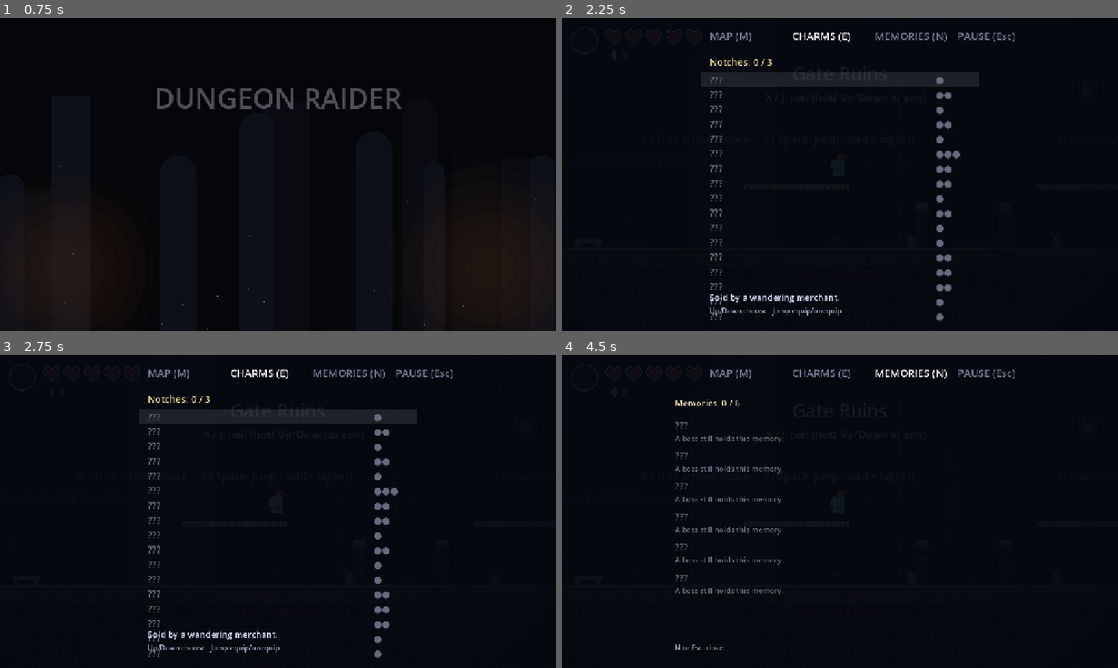
Above: before the commit, frames 1-4 (two rows, left to right).
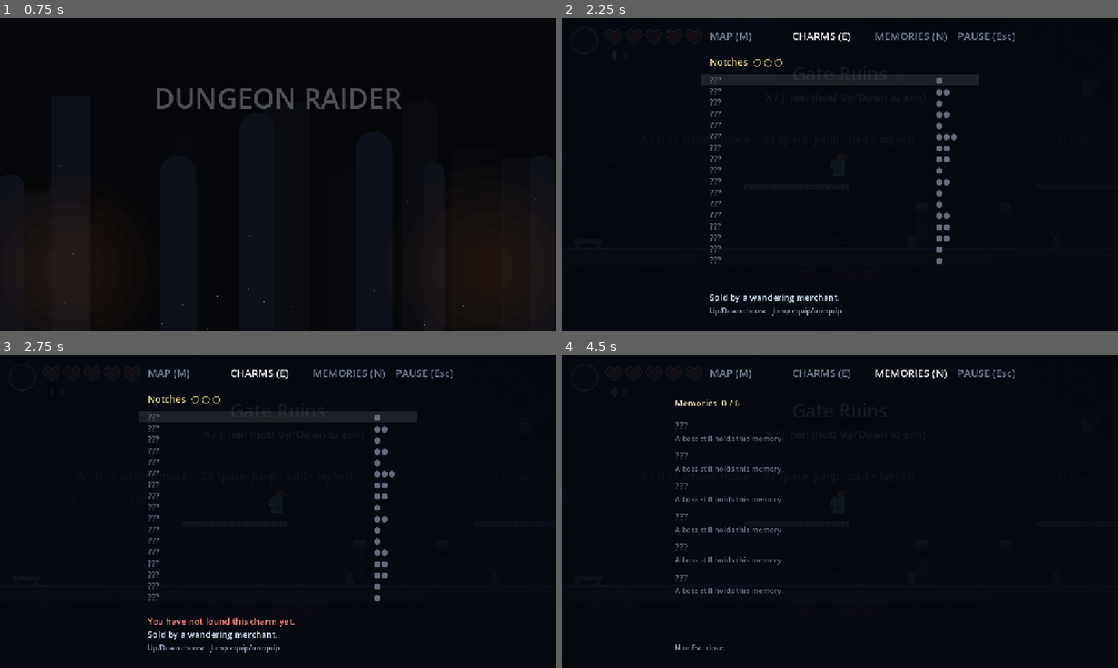
Above: after the commit, the same moments.

Repository: halo07-pixel/dungeon-raider-godot
Game: Godot game, scene res://hk/main.tscn
Two runs of this game, one before a commit and one after it. Both use one fixed random seed, a clock stepped at 60 frames per second and the inputs below.
Inputs (mouse positions are in pixels of both pictures, inside the frame that each line leads up to):
- Up to frame 1 (0.75 s): tap Enter (ui_accept) at 0.5 s; move the mouse to (400, 158) at 0.52 s; hold D (hk_right) from 0.53 s (still down); tap Z (hk_jump) at 0.6 s; click (400, 158) at 0.67 s
- Up to frame 2 (2.25 s): tap Z (hk_jump) at 0.77, 1.07, 1.52, 1.55, 1.82 s; move the mouse to (728, 190) at 1.27 s; tap X (hk_attack) at 1.35 s; move the mouse to (895, 105) at 2.02 s; release D (hk_right) at 2.03 s; hold A (hk_left) from 2.03 s (still down); tap Tab (hk_charms) at 2.1 s
- Up to frame 3 (2.75 s): keep holding A (hk_left); tap Z (hk_jump) at 2.3 s
- Up to frame 4 (4.5 s): tap Enter (ui_accept) at 2.75, 3.5, 4.25 s; move the mouse to (812, 574) at 2.77 s; release A (hk_left) at 2.78 s; hold D (hk_right) 2.78-4.28 s; tap C (hk_dash) at 2.85 s; click (812, 574) at 2.92 s; tap Z (hk_jump) at 3.02, 3.05, 3.32, 3.77, 3.8, 4.07 s; move the mouse to (1006, 558) at 3.52 s; hold V (hk_focus) 3.53-4.28 s; move the mouse to (673, 464) at 4.27 s; hold A (hk_left) from 4.28 s (still down); tap N (hk_memories) at 4.35 s

Frame 1 is identical in both runs. In frame 2, 2.0% of the frame differs, in the area x 25-75%, y 13-97%; in frame 3, 2.2%; in frame 4, less than 0.1%.

Commit message:
UI polish: outlined text, mask/soul/Geo feedback, boss HP bar, prompts, charms menu
Co-Authored-By: Claude Sonnet 5.5 <noreply@anthropic.com>
Claude-Session: https://claude.ai/code/session_011ynLRnRQmCRq8v69PoCZmi

Diff:
--- a/hk/hud.gd
+++ b/hk/hud.gd
@@ -11,15 +11,39 @@
 var banner_sub: String = ""
 var banner_a: float = 0.0
 var _tween: Tween
+var boss: Node2D                 # world gán khi vào phòng có boss, gỡ khi hạ: hiện thanh máu lớn ở giữa dưới
+var _t: float = 0.0
+var _hurt: float = 0.0           # vừa mất mặt nạ: chớp trắng + rung (giây còn lại)
+var _pop: float = 0.0            # vừa hồi mặt nạ: phồng lên
+var _soul_flash: float = 0.0     # vừa nhận soul
+var _geo_shown: float = -1.0     # số Geo đang hiện (đếm tăng dần tới STATE.geo)
+var _geo_seen: int = -1         # STATE.geo ở khung trước (phát hiện tăng/giảm)
+var _geo_gain: int = 0           # tổng Geo vừa nhận, hiện "+N" rồi mờ
+var _gain_t: float = 0.0
+var _boss_frac: float = 1.0      # thanh máu boss hiện (trượt mượt tới hp thật)
+const HURT_TIME: float = 0.45
+const POP_TIME: float = 0.3
+const GAIN_TIME: float = 1.2
 
 func set_health(h: int, m: int) -> void:
+	if h < hp:
+		_hurt = HURT_TIME
+	elif h > hp:
+		_pop = POP_TIME
 	hp = h
 	max_hp = m
 	queue_redraw()
 
 func set_soul(s: int) -> void:
+	if s > soul:
+		_soul_flash = 0.35
 	soul = s
 	queue_redraw()
+
+## Chữ có viền tối cho dễ đọc trên nền sáng.
+func _text(font: Font, pos: Vector2, text: String, fsize: int, color: Color, align: HorizontalAlignment = HORIZONTAL_ALIGNMENT_LEFT, width: float = -1.0) -> void:
+	draw_string_outline(font, pos, text, align, width, fsize, maxi(3, fsize / 6), Color(0, 0, 0, color.a * 0.85))
+	draw_string(font, pos, text, align, width, fsize, color)
 
 func banner(text: String, sub: String = "") -> void:
 	banner_text = text
@@ -32,8 +56,27 @@
 	_tween.tween_interval(1.8)
 	_tween.tween_property(self, "banner_a", 0.0, 0.6)
 
-func _process(_d: float) -> void:
-	geo = STATE.geo
+func _process(d: float) -> void:
+	_t += d
+	_hurt = maxf(0.0, _hurt - d)
+	_pop = maxf(0.0, _pop - d)
+	_soul_flash = maxf(0.0, _soul_flash - d)
+	_gain_t = maxf(0.0, _gain_t - d)
+	if _gain_t <= 0.0:
+		_geo_gain = 0
+	var g: int = STATE.geo
+	if _geo_seen < 0 or g < _geo_seen:   # lần đầu hoặc giảm (mua đồ, chết): hiện ngay
+		_geo_shown = float(g)
+	elif g > _geo_seen:   # tăng: "+N" cộng dồn, số đếm dần
+		_geo_gain += g - _geo_seen
+		_gain_t = GAIN_TIME
+	_geo_seen = g
+	_geo_shown = move_toward(_geo_shown, float(g), maxf(1.0, absf(float(g) - _geo_shown) * 8.0 * d))
+	geo = int(_geo_shown)
+	if is_instance_valid(boss):
+		_boss_frac = move_toward(_boss_frac, clampf(float(boss.hp) / float(maxi(1, boss.max_hp)), 0.0, 1.0), 1.2 * d)
+	else:
+		_boss_frac = 1.0
 	queue_redraw()
 
 func _draw() -> void:
@@ -43,12 +86,37 @@
 	var fill: float = float(soul) / float(STATE.SOUL_MAX)
 	draw_rect(Rect2(22, 52 + 30 - 60.0 * fill, 60, 60.0 * fill), Color(0.85, 0.92, 1.0, 0.9))
 	draw_arc(Vector2(52, 52), 30, 0, TAU, 32, Color(0.7, 0.75, 0.9), 3.0)
+	if soul >= STATE.spell_cost():   # đủ soul để Focus/Soul Bolt: viền sáng nhịp thở
+		draw_arc(Vector2(52, 52), 34.0, 0, TAU, 32, Color(1.0, 0.95, 0.6, 0.5 + 0.3 * sin(_t * 4.0)), 3.0)
+	if _soul_flash > 0.0:
+		draw_circle(Vector2(52, 52), 30, Color(1, 1, 1, _soul_flash * 1.2))
+	var shake: float = sin(_t * 90.0) * 6.0 * (_hurt / HURT_TIME)
 	for i in max_hp:
-		SPRITES.draw_body(self, "ui_heart_full" if i < hp else "ui_heart_empty", Vector2(120.0 + i * 46.0, 62.0), PIXEL)
+		var hp_pos := Vector2(120.0 + i * 46.0 + shake, 62.0)
+		var sc: float = PIXEL
+		if _pop > 0.0 and i == hp - 1:   # mặt nạ vừa hồi: phồng lên rồi về cỡ thường
+			sc = PIXEL * (1.0 + 0.35 * sin(PI * (1.0 - _pop / POP_TIME)))
+		if _hurt > 0.0 and i == hp:   # mặt nạ vừa mất: chớp trắng rồi mờ
+			SPRITES.draw_body(self, "ui_heart_full", hp_pos, PIXEL, false, Color(2, 2, 2, _hurt / HURT_TIME))
+		SPRITES.draw_body(self, "ui_heart_full" if i < hp else "ui_heart_empty", hp_pos, sc)
+	if hp == 1 and max_hp > 1:   # còn 1 mặt nạ: viền đỏ nhấp nháy quanh mặt nạ cuối
+		draw_arc(Vector2(120.0 + shake, 44.0), 24.0, 0, TAU, 24, Color(1.0, 0.25, 0.2, 0.4 + 0.4 * sin(_t * 8.0)), 3.0)
 	SPRITES.draw_body(self, "coin_anim", Vector2(120.0, 96.0), PIXEL, false, Color.WHITE, 8.0)
-	draw_string(font, Vector2(138, 94), str(geo), HORIZONTAL_ALIGNMENT_LEFT, -1, 22, Color(0.95, 0.9, 0.7))
+	_text(font, Vector2(138, 94), str(geo), 22, Color(0.95, 0.9, 0.7))
+	if _gain_t > 0.0 and _geo_gain > 0:   # "+N" nổi cạnh số Geo
+		var ga: float = clampf(_gain_t / GAIN_TIME * 2.0, 0.0, 1.0)
+		_text(font, Vector2(138.0 + 14.0 * str(geo).length() + 16.0, 94.0 - 8.0 * (1.0 - _gain_t / GAIN_TIME)), "+%d" % _geo_gain, 18, Color(1.0, 0.9, 0.4, ga))
 	if banner_a > 0.01:
 		var w: float = size.x
-		draw_string(font, Vector2(0, size.y * 0.2), banner_text, HORIZONTAL_ALIGNMENT_CENTER, w, 42, Color(1, 1, 1, banner_a))
+		_text(font, Vector2(0, size.y * 0.2), banner_text, 42, Color(1, 1, 1, banner_a), HORIZONTAL_ALIGNMENT_CENTER, w)
 		if banner_sub != "":
-			draw_string(font, Vector2(0, size.y * 0.2 + 34), banner_sub, HORIZONTAL_ALIGNMENT_CENTER, w, 20, Color(0.8, 0.85, 0.95, banner_a))
+			_text(font, Vector2(0, size.y * 0.2 + 34), banner_sub, 20, Color(0.8, 0.85, 0.95, banner_a), HORIZONTAL_ALIGNMENT_CENTER, w)
+	if is_instance_valid(boss) and boss.state != "dormant":   # thanh máu boss lớn, giữa dưới màn hình
+		var bw: float = minf(size.x * 0.5, 560.0)
+		var bx: float = (size.x - bw) * 0.5
+		var by: float = size.y - 56.0
+		_text(font, Vector2(0, by - 10.0), String(boss.title()), 22, Color(1, 0.95, 0.9), HORIZONTAL_ALIGNMENT_CENTER, size.x)
+		draw_rect(Rect2(bx - 2.0, by - 2.0, bw + 4.0, 16.0), Color(0, 0, 0, 0.7))
+		draw_rect(Rect2(bx, by, bw, 12.0), Color(0.18, 0.06, 0.07))
+		draw_rect(Rect2(bx, by, bw * _boss_frac, 12.0), Color(0.9, 0.3, 0.28))
+		draw_rect(Rect2(bx, by, bw * clampf(float(boss.hp) / float(maxi(1, boss.max_hp)), 0.0, 1.0), 12.0), Color(1.0, 0.45, 0.4))
--- a/hk/menu.gd
+++ b/hk/menu.gd
@@ -13,6 +13,7 @@
 var player_pos: Vector2 = Vector2.ZERO
 var tab: String = ""            # "" = đóng
 var sel: int = 0
+var _msg: String = ""           # tab Charms: lý do không đeo được
 var _view: Control
 var _pan: Vector2 = Vector2.ZERO   # kéo bản đồ bằng phím mũi tên
 
@@ -92,10 +93,13 @@
 		var n: int = STATE.CHARMS.size()
 		if Input.is_action_just_pressed("hk_down"):
 			sel = (sel + 1) % n
+			_msg = ""
 		elif Input.is_action_just_pressed("hk_up"):
 			sel = (sel - 1 + n) % n
+			_msg = ""
 		elif Input.is_action_just_pressed("hk_jump"):
-			STATE.toggle_charm(String(STATE.CHARMS.keys()[sel]))
+			var cid_t: String = String(STATE.CHARMS.keys()[sel])
+			_msg = "" if STATE.toggle_charm(cid_t) else ("You have not found this charm yet." if not (cid_t in STATE.charms_owned) else "Not enough notches.")
 			var pl := get_tree().get_nodes_in_group("hk_player")
 			if not pl.is_empty():
 				pl[0].health_changed.emit(STATE.hp, STATE.max_hp())
@@ -209,23 +213,34 @@
 		"exit": v.draw_arc(at, 4, 0, TAU, 12, Color(1, 1, 1, 0.9), 1.5)
 
 func _draw_charms(v: Control, font: Font, sz: Vector2) -> void:
-	v.draw_string(font, Vector2(sz.x * 0.5 - 300, 110), "Notches: %d / %d" % [STATE.notches_used(), STATE.notches()], HORIZONTAL_ALIGNMENT_LEFT, -1, 22, Color(1, 0.9, 0.6))
+	v.draw_string(font, Vector2(sz.x * 0.5 - 300, 110), "Notches", HORIZONTAL_ALIGNMENT_LEFT, -1, 22, Color(1, 0.9, 0.6))
+	for k in STATE.notches():   # mỗi ô một chấm: đặc = đang dùng, rỗng = còn trống
+		var cp := Vector2(sz.x * 0.5 - 190.0 + k * 24.0, 103.0)
+		if k < STATE.notches_used():
+			v.draw_circle(cp, 8.0, Color(1, 0.9, 0.6))
+		else:
+			v.draw_arc(cp, 8.0, 0, TAU, 16, Color(1, 0.9, 0.6, 0.7), 2.0)
 	var i: int = 0
+	var step: float = minf(34.0, (sz.y - 280.0) / float(STATE.CHARMS.size()))   # danh sách dài (17 bùa): nén dòng để không đè phần mô tả ở đáy
+	var fs: int = 22 if step >= 30.0 else 19
 	for id in STATE.CHARMS:
 		var c: Dictionary = STATE.CHARMS[id]
-		var y: float = 150.0 + i * 34.0
+		var y: float = 150.0 + i * step
 		var owned: bool = id in STATE.charms_owned
 		var on: bool = id in STATE.charms_equipped
 		var col := Color(0.4, 0.42, 0.5) if not owned else (Color(0.6, 1, 0.8) if on else Color(0.95, 0.95, 1))
 		if i == sel:
-			v.draw_rect(Rect2(sz.x * 0.5 - 320, y - 24, 640, 32), Color(1, 1, 1, 0.1))
+			v.draw_rect(Rect2(sz.x * 0.5 - 320, y - fs - 1.0, 640, step), Color(1, 1, 1, 0.1))
 		var label: String = String(c["name"]) if owned else "???"
-		v.draw_string(font, Vector2(sz.x * 0.5 - 300, y), label + ("   [equipped]" if on else ""), HORIZONTAL_ALIGNMENT_LEFT, -1, 22, col)
-		v.draw_string(font, Vector2(sz.x * 0.5 + 220, y), "●".repeat(int(c["cost"])), HORIZONTAL_ALIGNMENT_LEFT, -1, 22, col)
+		v.draw_string(font, Vector2(sz.x * 0.5 - 300, y), label + ("   [equipped]" if on else ""), HORIZONTAL_ALIGNMENT_LEFT, -1, fs, col)
+		v.draw_string(font, Vector2(sz.x * 0.5 + 220, y), "●".repeat(int(c["cost"])), HORIZONTAL_ALIGNMENT_LEFT, -1, fs, col)
 		i += 1
 	var ids: Array = STATE.CHARMS.keys()
 	var cid: String = String(ids[clampi(sel, 0, ids.size() - 1)])
-	var desc: String = String(STATE.CHARMS[cid]["desc"]) if cid in STATE.charms_owned else charm_hint(cid)
+	var cost: int = int(STATE.CHARMS[cid]["cost"])
+	var desc: String = ("%s  (%d notch%s)" % [String(STATE.CHARMS[cid]["desc"]), cost, "" if cost == 1 else "es"]) if cid in STATE.charms_owned else charm_hint(cid)
+	if _msg != "":
+		v.draw_string(font, Vector2(sz.x * 0.5 - 300, sz.y - 100), _msg, HORIZONTAL_ALIGNMENT_LEFT, -1, 20, Color(1.0, 0.55, 0.5))
 	v.draw_string(font, Vector2(sz.x * 0.5 - 300, sz.y - 70), desc, HORIZONTAL_ALIGNMENT_LEFT, -1, 20, Color(0.85, 0.9, 1))
 	v.draw_string(font, Vector2(sz.x * 0.5 - 300, sz.y - 40), "Up/Down choose   Jump equip/unequip", HORIZONTAL_ALIGNMENT_LEFT, -1, 16, Color(0.6, 0.65, 0.75))
 
--- a/hk/room.gd
+++ b/hk/room.gd
@@ -30,6 +30,7 @@
 var hazards: Array = []         # Rect2
 var doors: Dictionary = {}      # char -> Rect2
 var entities: Array = []        # {type, pos}
+const PROMPTS: Dictionary = {"bench": "Rest", "merchant": "Trade", "altar": "Take", "charm": "Take", "cache": "Open"}
 var interactables: Array = []   # {rect, kind, data}
 var locked: bool = false        # khoá cửa khi đánh boss
 var _cells: Array = []
@@ -327,4 +328,7 @@
 			"cache":
 				SPRITES.draw_body(self, "chest_full_open_anim", foot, 2.0, false, Color.WHITE, 0.0)
 		if _player and Rect2(_player.global_position - _player.BODY * 0.5, _player.BODY).intersects(it["rect"]):
-			draw_string(ThemeDB.fallback_font, Vector2(foot.x - 10.0, prompt_y), "^", HORIZONTAL_ALIGNMENT_CENTER, 20, 20, Color(1, 1, 1, 0.9))
+			var word: String = String(PROMPTS.get(it["kind"], ""))   # gợi ý có chữ: phím + việc sẽ làm
+			var pos := Vector2(foot.x - 50.0, prompt_y)
+			draw_string_outline(ThemeDB.fallback_font, pos, "[Up] " + word, HORIZONTAL_ALIGNMENT_CENTER, 100, 16, 5, Color(0, 0, 0, 0.85))
+			draw_string(ThemeDB.fallback_font, pos, "[Up] " + word, HORIZONTAL_ALIGNMENT_CENTER, 100, 16, Color(1, 1, 1, 0.95))
--- a/hk/world.gd
+++ b/hk/world.gd
@@ -187,6 +187,7 @@
 	player.z_index = 5
 	player.ward_ready = true   # Oath Ward: mỗi phòng một lần chặn
 	boss = null
+	hud.boss = null
 	for e in room.entities:
 		match String(e["type"]):
 			"c", "f", "s", "h", "g", "d", "k", "z", "i", "b":
@@ -235,6 +236,7 @@
 				boss.echoes.append(String(boss.SKILL[k]))
 	boss.position = pos - Vector2(0, boss.body_size(bid).y * 0.5 + 1.0)   # chân boss đứng trên sàn của ô X
 	_content.add_child(boss)
+	hud.boss = boss
 	boss.defeated.connect(_on_boss_defeated.bind(bid))
 	boss.arena = room.bounds()
 	boss.engaged.connect(_on_boss_engaged)
@@ -267,6 +269,7 @@
 
 func _on_boss_defeated(bid: String) -> void:
 	sfx.play("boss_die")
+	hud.boss = null
 	cam.zoom_to(cam.base, 2.0)
 	if STATE.rush:
 		STATE.set_flag("boss_" + bid)   # để Lord thành Gatekeeper khi đã hạ đủ 5 boss kia, như ván thường
--- /dev/null
+++ b/tools/tests/hk_hud_test.gd
@@ -0,0 +1,122 @@
+extends SceneTree
+## HUD và chữ: mất/hồi mặt nạ kích hoạt hiệu ứng, soul tăng nháy, Geo đếm dần + "+N", thanh máu boss lớn (trượt mượt, gỡ khi boss mất),
+## vẽ không lỗi; tab Charms báo lý do không đeo được; gợi ý tương tác có chữ cho mọi loại vật.
+var fails: int = 0
+
+func ck(c: bool, m: String) -> void:
+	if not c:
+		fails += 1
+		print("FAIL: ", m)
+
+func wait(sec: float) -> void:
+	await create_timer(sec, true, false, true).timeout
+
+func press(action: String) -> void:
+	var ev := InputEventAction.new()
+	ev.action = action
+	ev.pressed = true
+	Input.parse_input_event(ev)
+	await process_frame
+	await process_frame
+	ev.pressed = false
+	Input.parse_input_event(ev)
+	await process_frame
+
+func _init() -> void:
+	await process_frame
+	load("res://hk/input.gd").ensure()
+	var St = load("res://hk/state.gd")
+	St.boot = "keep"
+	St.reset()
+	St.save_path = "user://hk_hud_save.json"
+	var hud := Control.new()
+	hud.set_script(load("res://hk/hud.gd"))
+	hud.set_anchors_preset(Control.PRESET_FULL_RECT)
+	root.add_child(hud)
+	await wait(0.2)
+	# mặt nạ
+	hud.set_health(5, 5)
+	ck(hud._hurt == 0.0 and hud._pop == 0.0, "đặt máu bằng cũ: không hiệu ứng")
+	hud.set_health(4, 5)
+	ck(hud._hurt > 0.0, "mất mặt nạ -> chớp")
+	await wait(0.6)
+	ck(hud._hurt == 0.0, "hiệu ứng mất mặt nạ tự hết")
+	hud.set_health(5, 5)
+	ck(hud._pop > 0.0, "hồi mặt nạ -> phồng")
+	# soul
+	hud.set_soul(0)
+	hud.set_soul(33)
+	ck(hud._soul_flash > 0.0, "nhận soul -> nháy")
+	await wait(0.5)
+	hud.set_soul(10)
+	ck(hud._soul_flash == 0.0, "tiêu soul không nháy")
+	# Geo đếm dần và +N
+	St.geo = 0
+	await wait(0.2)
+	St.geo = 500
+	await process_frame
+	await process_frame
+	ck(hud.geo > 0 and hud.geo < 500 and hud._geo_gain == 500, "Geo tăng: đếm dần (%d), +500" % hud.geo)
+	await wait(1.5)
+	ck(hud.geo == 500, "Geo đếm tới đủ (%d)" % hud.geo)
+	St.geo = 100
+	await process_frame
+	await process_frame
+	ck(hud.geo == 100, "Geo giảm (mua đồ/chết): hiện ngay (%d)" % hud.geo)
+	await wait(1.4)
+	ck(hud._geo_gain == 0, "+N tự hết")
+	# thanh máu boss
+	var fake := Node2D.new()
+	fake.set_script(GDScript.new())
+	var src := GDScript.new()
+	src.source_code = "extends Node2D\nvar hp: int = 100\nvar max_hp: int = 100\nvar state: String = \"idle\"\nfunc title() -> String:\n\treturn \"Test Boss\"\n"
+	src.reload()
+	fake.free()
+	fake = Node2D.new()
+	fake.set_script(src)
+	root.add_child(fake)
+	hud.boss = fake
+	await wait(0.2)
+	ck(absf(hud._boss_frac - 1.0) < 0.01, "boss đầy máu: thanh đầy")
+	fake.hp = 50
+	await wait(0.1)
+	ck(hud._boss_frac < 1.0 and hud._boss_frac > 0.5, "thanh trượt mượt (%.2f)" % hud._boss_frac)
+	await wait(0.8)
+	ck(absf(hud._boss_frac - 0.5) < 0.01, "thanh tới đúng mức máu")
+	fake.hp = 1
+	fake.state = "dormant"
+	await wait(0.2)   # vẽ cả hai trạng thái không lỗi
+	fake.free()
+	await wait(0.2)
+	ck(not is_instance_valid(hud.boss) and hud._boss_frac == 1.0, "boss bị giải phóng: thanh gỡ, không lỗi")
+	hud.banner("Test", "sub")
+	await wait(0.6)
+	hud.free()
+	# menu Charms: lý do không đeo được
+	St.reset()
+	var menu = load("res://hk/menu.gd").new()
+	root.add_child(menu)
+	await process_frame
+	menu.open("charms")
+	await process_frame
+	menu.sel = 0
+	await press("hk_jump")
+	ck(menu._msg.contains("not found"), "bùa chưa có: báo chưa tìm thấy (%s)" % menu._msg)
+	await press("hk_down")
+	ck(menu._msg == "", "đổi dòng xoá thông báo")
+	St.give_charm("heavy_blow")
+	St.give_charm("quick_focus")
+	var keys: Array = St.CHARMS.keys()
+	menu.sel = keys.find("heavy_blow")
+	await press("hk_jump")
+	ck(menu._msg == "" and "heavy_blow" in St.charms_equipped, "đeo được: không thông báo")
+	menu.sel = keys.find("quick_focus")
+	await press("hk_jump")
+	ck(menu._msg.contains("notches") and not ("quick_focus" in St.charms_equipped), "thiếu ô: báo không đủ ô (%s)" % menu._msg)
+	# gợi ý tương tác có chữ cho mọi loại
+	var Room = load("res://hk/room.gd")
+	for k in ["bench", "merchant", "altar", "charm", "cache"]:
+		ck(Room.PROMPTS.has(k) and String(Room.PROMPTS[k]) != "", "gợi ý có chữ cho %s" % k)
+	St.delete_save()
+	print("hk_hud_test: ", "OK" if fails == 0 else "%d FAIL" % fails)
+	quit(1 if fails > 0 else 0)
Not shown, added: tools/tests/hk_hud_test.gd.uid
Not shown, changed: AGENTS.md
